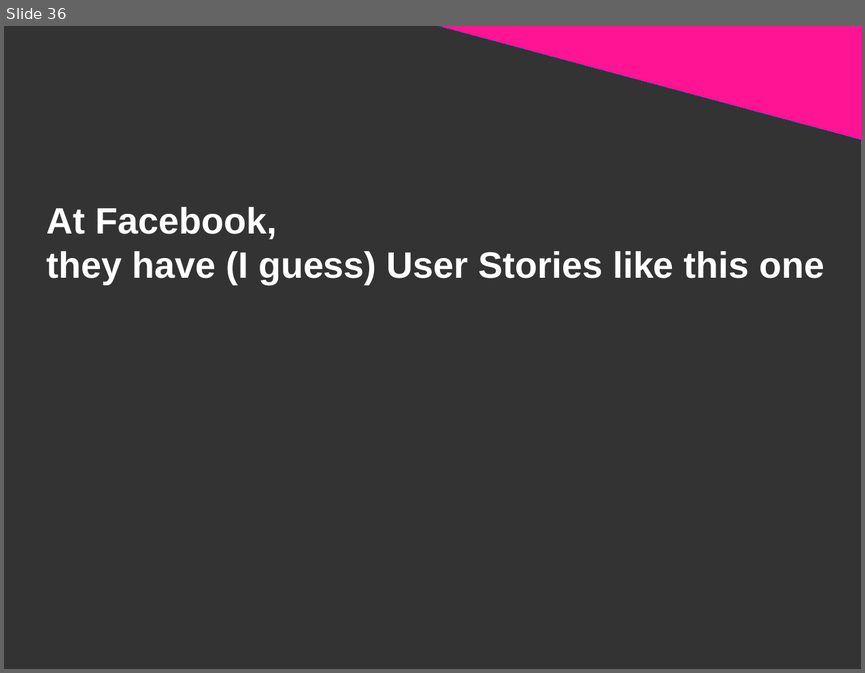
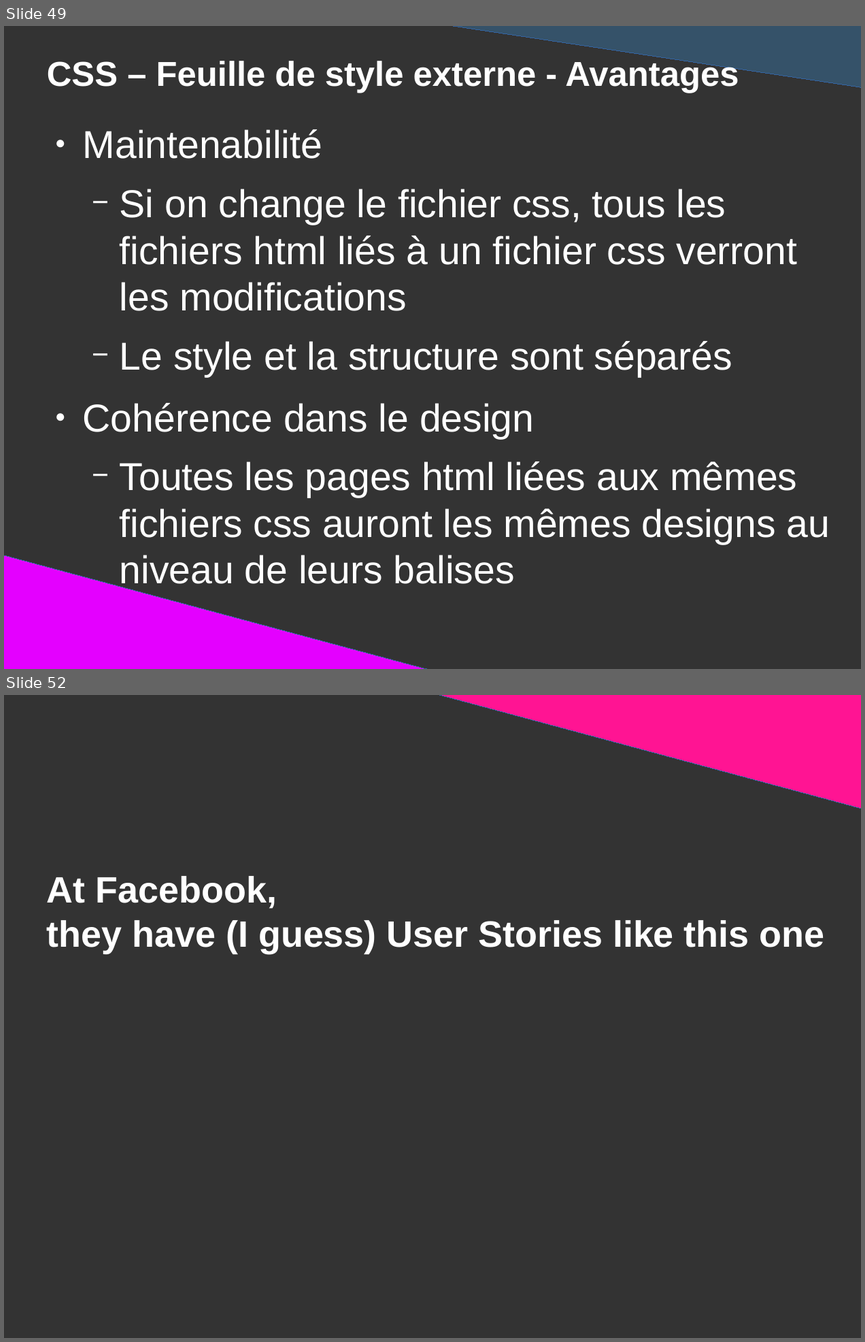
Before and after one commit to DanYellow/presentations, a slide deck: mmi/html/presentation.odp. Shown one above the other, each under a label of ours: slide 36 before the commit, slides 49 and 52 after it; the slides between them are not shown. The pictures are 865x673 and 865x1342 pixels, drawn with LibreOffice and Linux fonts; fonts in the diff are those of the drawing. Boxes give left, top, right and bottom in pixels: in the first picture for what was removed or moved away, otherwise in the second. Text is boxed around its words. In the diff, an @@ line names an element or a change of style, - is before the commit and + after.

Commit message:
Add slides for inline and block tag in mmi's html class

```diff
--- a/mmi/html/presentation.odp
+++ b/mmi/html/presentation.odp
@@ slide 49 added at bbox=[4, 26, 861, 669], background #333333 @@
@@ right triangle added at bbox=[422, 26, 861, 88], fill #355269, outline #3465A4 0 pt @@
@@ title added at bbox=[47, 59, 738, 93], 32 pt, text #FFFFFF, bold @@
+CSS – Feuille de style externe - Avantages
@@ text added at bbox=[83, 129, 830, 544], 36 pt, text #FFFFFF @@
+● Maintenabilité
+  − Si on change le fichier css, tous les fichiers html liés à un fichier css verront les modifications
+  − Le style et la structure sont séparés
+● Cohérence dans le design
+  − Toutes les pages html liées aux mêmes fichiers css auront les mêmes designs au niveau de leurs balises
@@ right triangle added at bbox=[4, 554, 447, 669], fill #E400FF, outline #3465A4 0 pt @@
@@ what was slide 36 is now slide 52 @@
```
Also in this commit, not shown: 2 slides changed, 16 other slides added, 1 slide removed, 15 other files.
